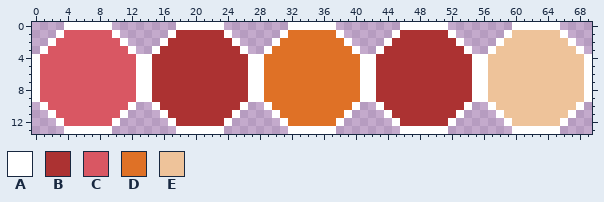
Two versions of one sprite sheet, sprites/damage_orb/damage_orb-sheet.png. Above is the file before it was changed.
The file is 70x14 pixels.
Palette (. is transparent): A #ffffff  B #ac3232  C #d95763  D #df7126  E #eec39a
Pixels before, first column x 0:
 0 ....AAAAAA........AAAAAA........AAAAAA........AAAAAA........AAAAAA....
 1 ...ACCCCCCA......ABBBBBBA......ADDDDDDA......ABBBBBBA......AEEEEEEA...
 2 ..ACCCCCCCCA....ABBBBBBBBA....ADDDDDDDDA....ABBBBBBBBA....AEEEEEEEEA..
 3 .ACCCCCCCCCCA..ABBBBBBBBBBA..ADDDDDDDDDDA..ABBBBBBBBBBA..AEEEEEEEEEEA.
 4 ACCCCCCCCCCCCAABBBBBBBBBBBBAADDDDDDDDDDDDAABBBBBBBBBBBBAAEEEEEEEEEEEEA
 5 ACCCCCCCCCCCCAABBBBBBBBBBBBAADDDDDDDDDDDDAABBBBBBBBBBBBAAEEEEEEEEEEEEA
 6 ACCCCCCCCCCCCAABBBBBBBBBBBBAADDDDDDDDDDDDAABBBBBBBBBBBBAAEEEEEEEEEEEEA
 7 ACCCCCCCCCCCCAABBBBBBBBBBBBAADDDDDDDDDDDDAABBBBBBBBBBBBAAEEEEEEEEEEEEA
 8 ACCCCCCCCCCCCAABBBBBBBBBBBBAADDDDDDDDDDDDAABBBBBBBBBBBBAAEEEEEEEEEEEEA
 9 ACCCCCCCCCCCCAABBBBBBBBBBBBAADDDDDDDDDDDDAABBBBBBBBBBBBAAEEEEEEEEEEEEA
10 .ACCCCCCCCCCA..ABBBBBBBBBBA..ADDDDDDDDDDA..ABBBBBBBBBBA..AEEEEEEEEEEA.
11 ..ACCCCCCCCA....ABBBBBBBBA....ADDDDDDDDA....ABBBBBBBBA....AEEEEEEEEA..
12 ...ACCCCCCA......ABBBBBBA......ADDDDDDA......ABBBBBBA......AEEEEEEA...
13 ....AAAAAA........AAAAAA........AAAAAA........AAAAAA........AAAAAA....
The result:
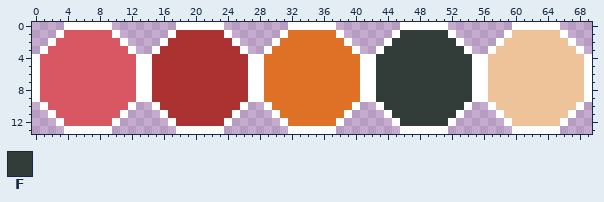
Colours new in this view: F #323c39
Edits made:
y 1: x 46..51 BBBBBB -> FFFFFF
y 2: x 45..52 BBBBBBBB -> FFFFFFFF
y 3: x 44..53 BBBBBBBBBB -> FFFFFFFFFF
y 4..9: x 43..54 BBBBBBBBBBBB -> FFFFFFFFFFFF
y 10: x 44..53 BBBBBBBBBB -> FFFFFFFFFF
y 11: x 45..52 BBBBBBBB -> FFFFFFFF
y 12: x 46..51 BBBBBB -> FFFFFF
Changed places in both pictures, as pixel boxes (x1, y1, x2, y2):
changed: (376, 30, 472, 126)
